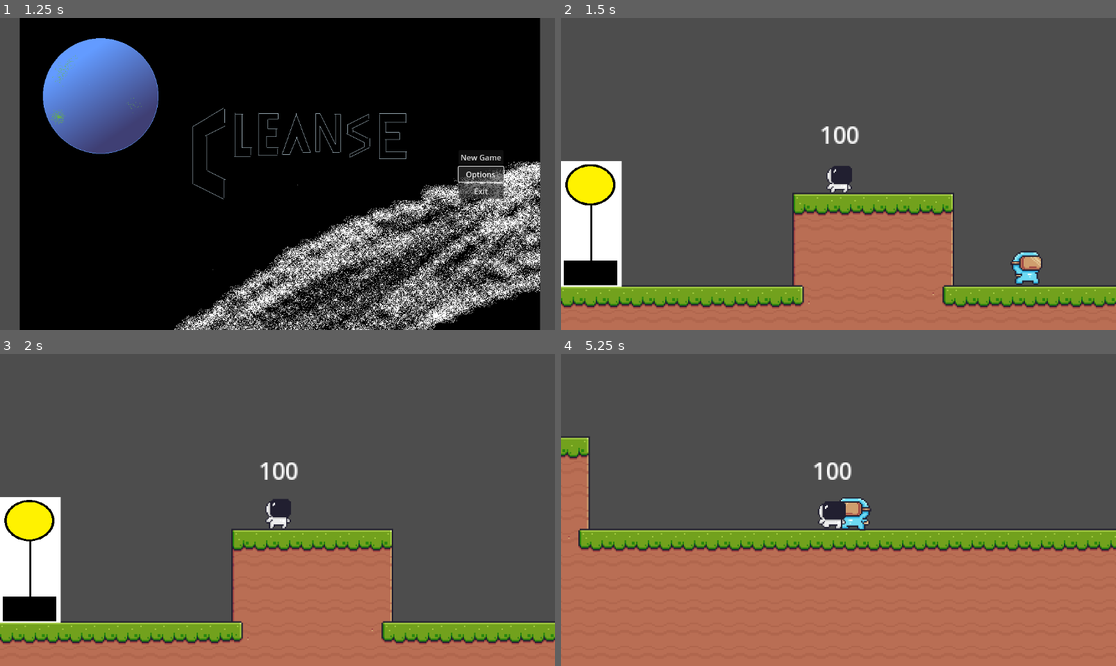
Above: before the commit, frames 1-4 (two rows, left to right).
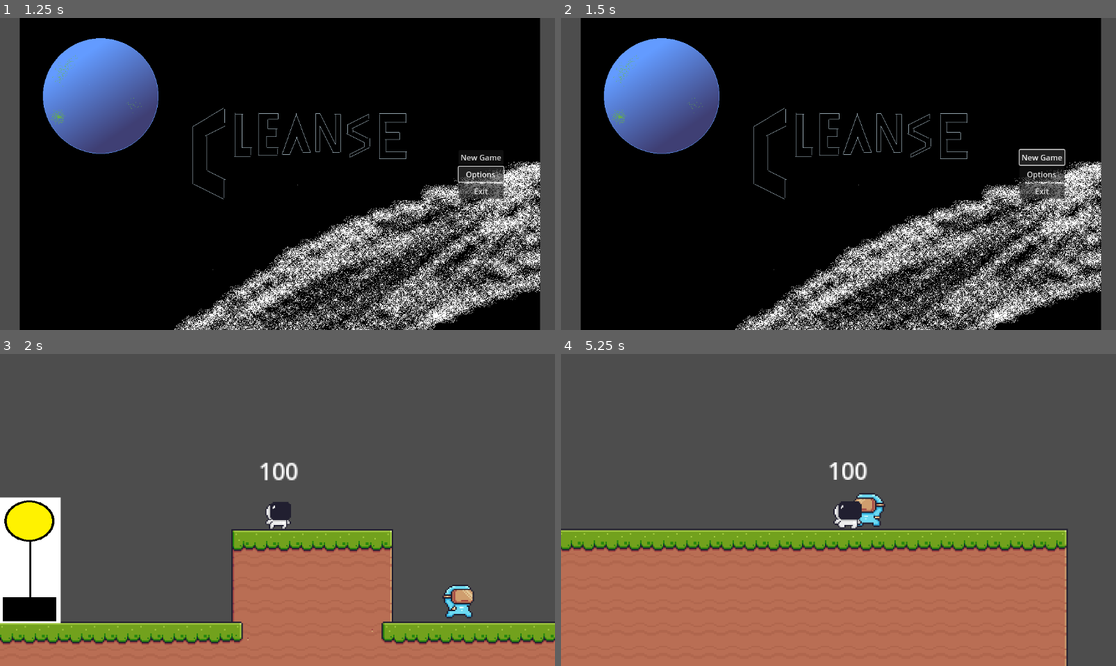
Above: after the commit, the same moments.

Repository: Wompos/cleanse
Game: Godot game, scene res://scenes/main_menu.tscn
Same seed, same stepped clock (60 frames per second), same inputs: the game is played once before the commit and once after it. Sound files missing from this copy of the repository are replaced by a short silence.
Inputs:
- Up to frame 1 (1.25 s): click "Options" at 0.5 s
- Up to frame 2 (1.5 s): click "New Game" at 1.25 s
- Up to frame 3 (2 s): no input
- Up to frame 4 (5.25 s): hold D (move_right) 2.03-3.53 s; tap E (Interact) every 0.75 s from 2.1 to 5.1 s; tap Space (jump) at 2.27, 3.02, 4.52 s; hold A (move_left) 3.53-4.28 s; hold D (move_right) from 4.28 s (still down)

Frame 1 is identical in both runs. In frame 2, 94% of the frame differs, in the area x 0-100%, y 0-100%; in frame 3, 2.3%; in frame 4, 9.2%.

Commit message:
click sound

Diff:
--- a/scenes/main_menu.tscn
+++ b/scenes/main_menu.tscn
@@ -1,7 +1,8 @@
-[gd_scene load_steps=3 format=3 uid="uid://y7k0wlvwlq7d"]
+[gd_scene load_steps=4 format=3 uid="uid://y7k0wlvwlq7d"]
 
 [ext_resource type="Script" path="res://scripts/main_menu.gd" id="1_3wdwp"]
 [ext_resource type="Texture2D" uid="uid://ox0yvpx47v6d" path="res://assets/really_bad_title_screen.png" id="2_v5dnb"]
+[ext_resource type="AudioStream" uid="uid://b1buqjwvy7tli" path="res://assets/sounds/click.wav" id="3_lourw"]
 
 [node name="Main Menu" type="Control"]
 layout_mode = 3
@@ -56,6 +57,9 @@
 layout_mode = 2
 text = "Exit"
 
+[node name="ClickSound" type="AudioStreamPlayer" parent="."]
+stream = ExtResource("3_lourw")
+
 [connection signal="pressed" from="VBoxContainer/Start" to="." method="_on_start_pressed"]
 [connection signal="pressed" from="VBoxContainer/Options" to="." method="_on_options_pressed"]
 [connection signal="pressed" from="VBoxContainer/Exit" to="." method="_on_exit_pressed"]
--- a/scripts/main_menu.gd
+++ b/scripts/main_menu.gd
@@ -7,12 +7,15 @@
 	get_node("/root/PersistentData").load_data()
 
 func _on_start_pressed():
+	$ClickSound.play()
+	await $ClickSound.finished
 	get_tree().change_scene_to_file("res://scenes/level.tscn")
 
-
 func _on_options_pressed():
+	$ClickSound.play()
 	pass # Replace with function body.
 
 
 func _on_exit_pressed():
+	$ClickSound.play()
 	get_tree().quit()
Not shown, added: assets/sounds/click.wav.import
Not shown: 1 places in scenes/level.tscn that only renumber resources
Not shown, added: assets/sounds/click.wav
